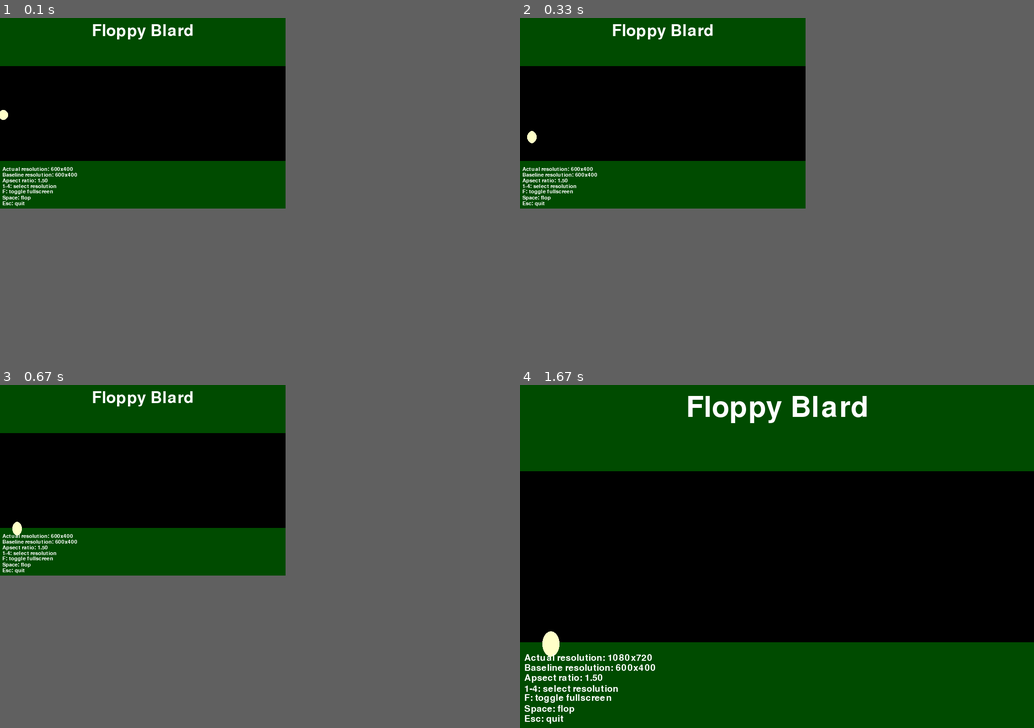
Above: before the commit, frames 1-4 (two rows, left to right).
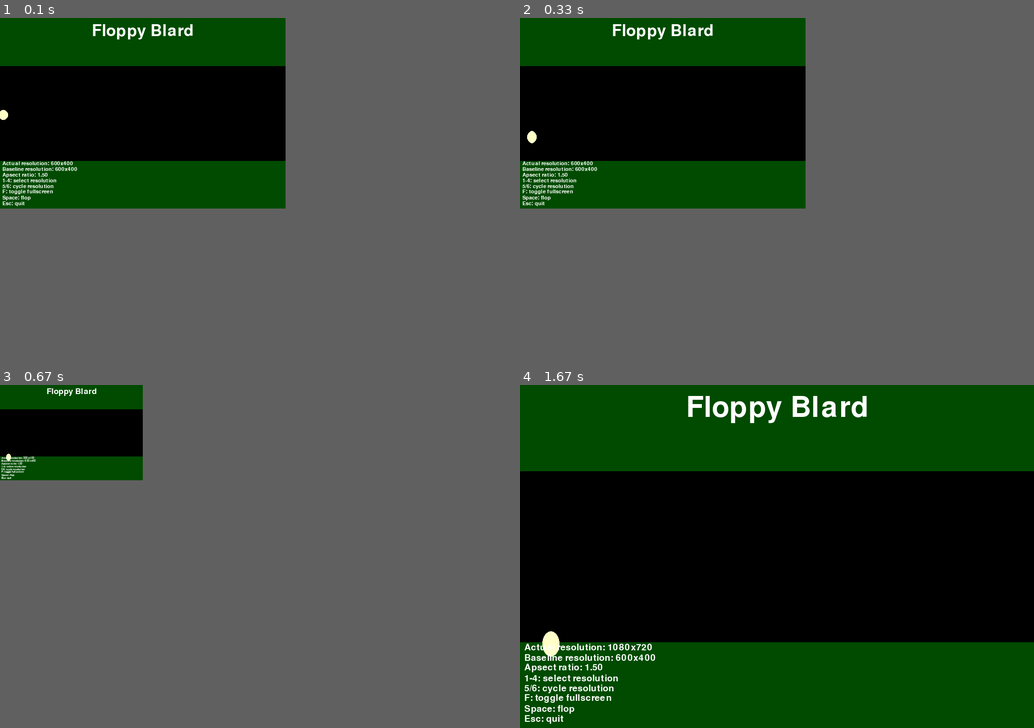
Above: after the commit, the same moments.

Repository: cosmologicon/pygame-view
Game: pygame game, started from example.py
The game is run twice, just before and just after one commit, with the same random seed, the same clock (stepped at 60 frames per second) and the same inputs.
Inputs:
- Up to frame 1 (0.1 s): no input
- Up to frame 2 (0.33 s): no input
- Up to frame 3 (0.67 s): tap 5 at 0.33 s
- Up to frame 4 (1.67 s): tap 6 at 0.67 s; hold 5 1-1.47 s; tap F at 1.5 s
In our replay, in frame 3 the window is 600x400 before the commit and 300x200 after it. These sizes can differ from the game's own. Grey fills any space a smaller window leaves; there, only what the larger window draws over its background counts as a difference.

The runs differ from the first frame. In frame 1, 0.5% of the frame differs, in the area x 0-15%, y 41-50%; in frame 2, 0.5%; in frame 3, 16%, in the area x 0-56%, y 0-56%; in frame 4, 1.2%.

Commit message:
pview.cycle_height function

Diff:
--- a/example.py
+++ b/example.py
@@ -34,6 +34,10 @@
 				pview.set_mode(height = 400)
 			if event.key == pygame.K_4:
 				pview.set_mode(height = 500)
+			if event.key == pygame.K_5:
+				pview.cycle_height((200, 300, 400, 500))
+			if event.key == pygame.K_6:
+				pview.cycle_height((200, 300, 400, 500), reverse = True)
 			if event.key == pygame.K_f:
 				pview.toggle_fullscreen()
 			if event.key == pygame.K_SPACE:
@@ -71,6 +75,7 @@
 		"Baseline resolution: %dx%d" % pview.size0,
 		"Apsect ratio: %.2f" % pview.aspect,
 		"1-4: select resolution",
+		"5/6: cycle resolution",
 		"F: toggle fullscreen",
 		"Space: flop",
 		"Esc: quit",
--- a/pview.py
+++ b/pview.py
@@ -30,6 +30,18 @@
 	global size0
 	w, h = r
 	size0 = int(w), int(h)
+
+def cycle_height(heights, reverse = False):
+	heights = list(heights)
+	if _height is None:
+		height = max(heights) if reverse else min(heights)
+	elif reverse:
+		ok_heights = [height for height in heights if height < _height]
+		height = max(ok_heights or heights)
+	else:
+		ok_heights = [height for height in heights if height > _height]
+		height = min(ok_heights or heights)
+	set_mode(height = height)
 
 def toggle_fullscreen():
 	set_mode(fullscreen = not _fullscreen)
Not shown, changed: README.md
